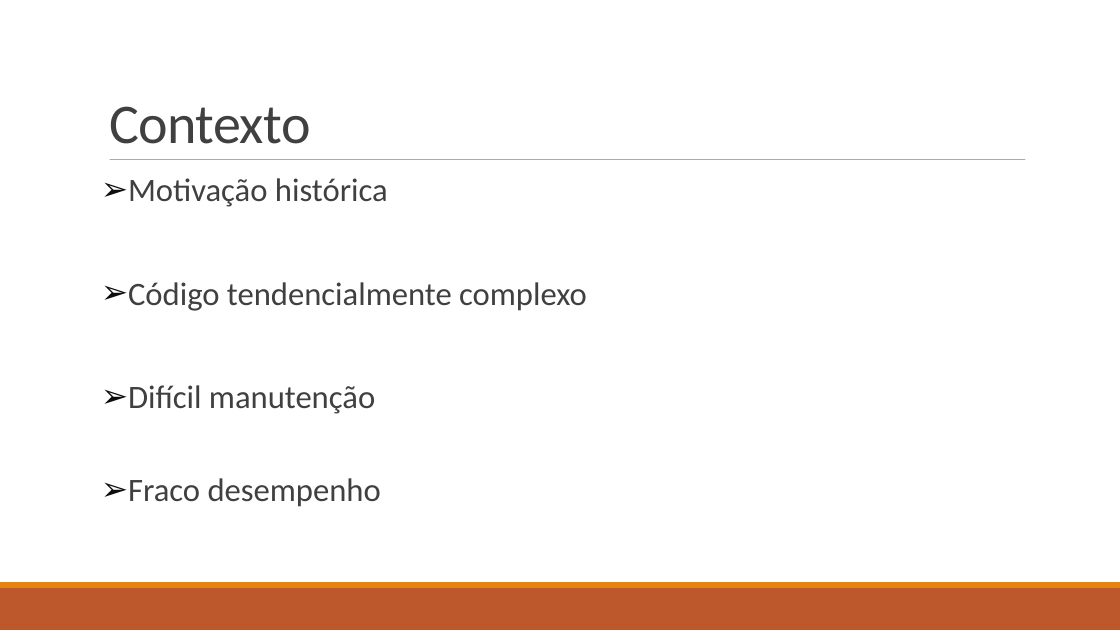
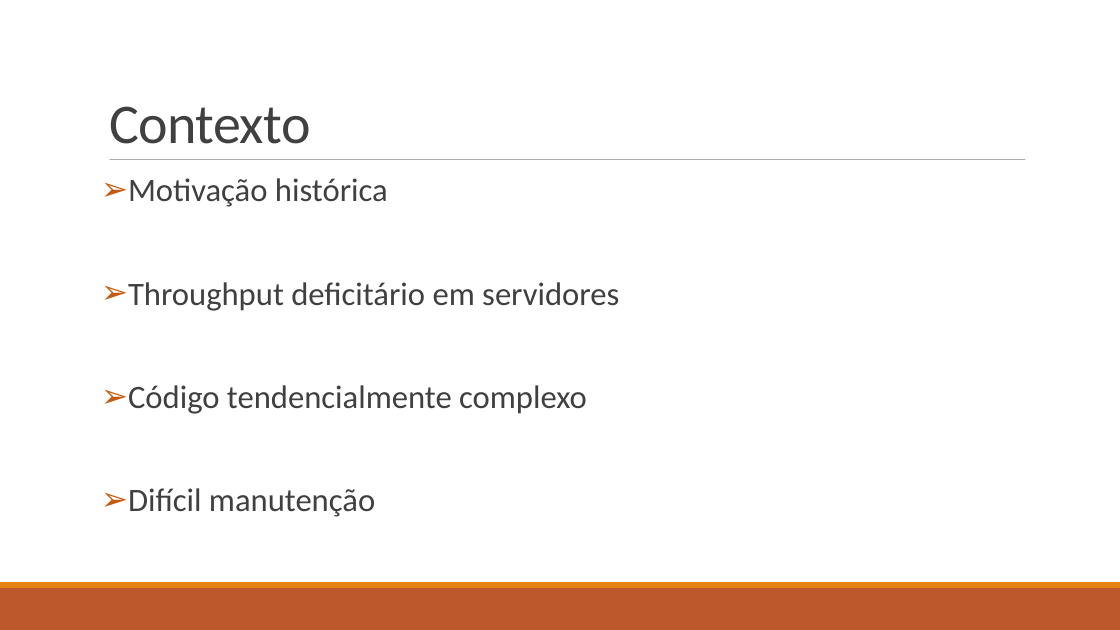
Before and after one commit to isel-sw-projects/2021-asyncio-pipelines, a slide deck: slide 2 of From asynchronous IO to reactive stream pipelines.ppt.odp. Drawn at 1120x630 pixels with LibreOffice and Linux fonts; fonts in the diff are those of the drawing. Boxes give left, top, right and bottom in pixels: in the first picture for what was removed or moved away, otherwise in the second. Text is boxed around its words. In the diff, an @@ line names an element or a change of style, - is before the commit and + after.

```diff
--- a/From asynchronous IO to reactive stream pipelines.ppt.odp
+++ b/From asynchronous IO to reactive stream pipelines.ppt.odp
@@ text at [128,178,587,517]: bullet colour #0D0D0D to #C55A11 @@
@@ text at [128,282,619,311]: paragraph added @@
+➢ Throughput deficitário em servidores
@@ text at [128,478,381,507]: paragraph removed @@
-➢ Fraco desempenho
```
Also in this commit, not shown: 7 other slides changed, 3 slides added, 1 slide removed, 1 other file.
